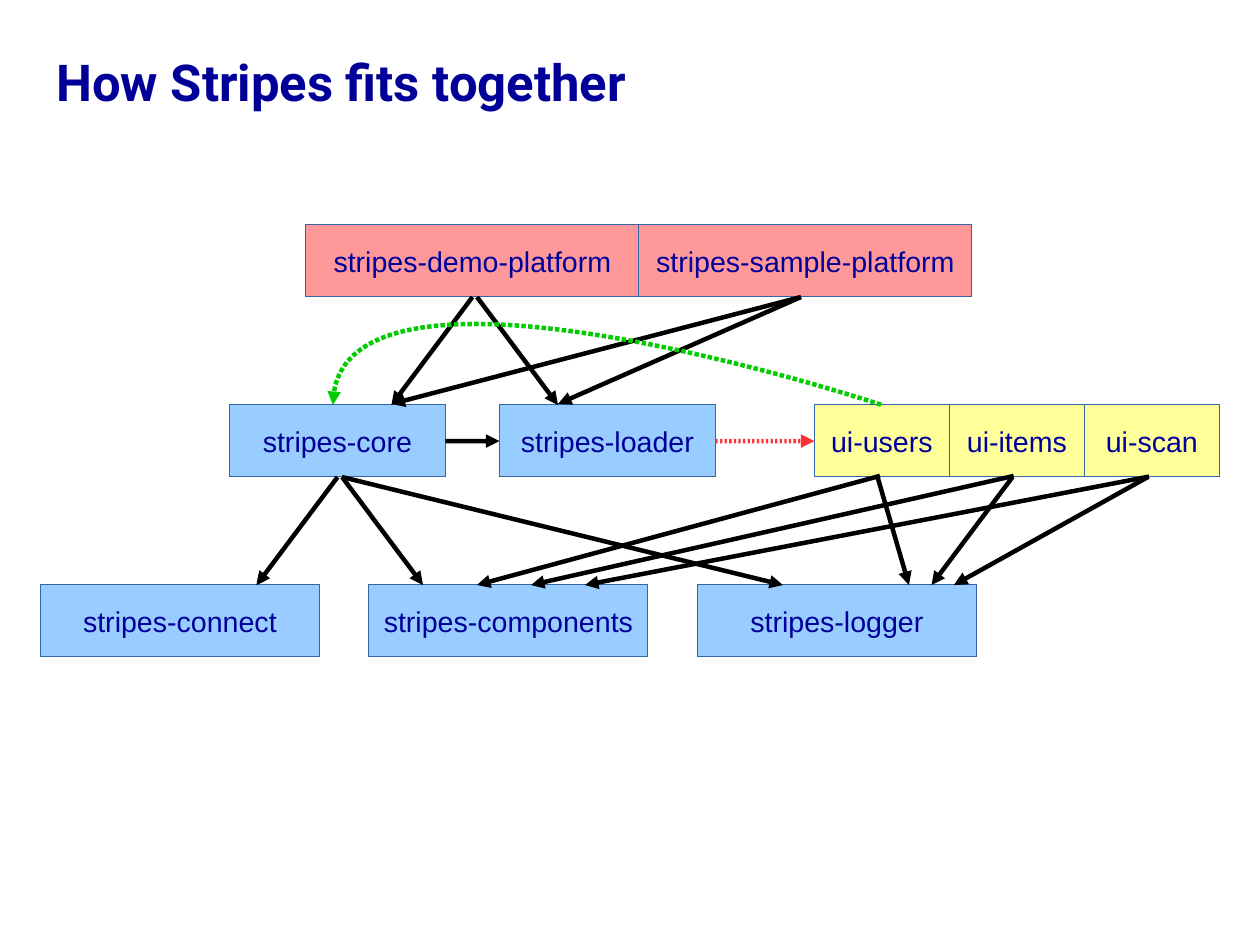
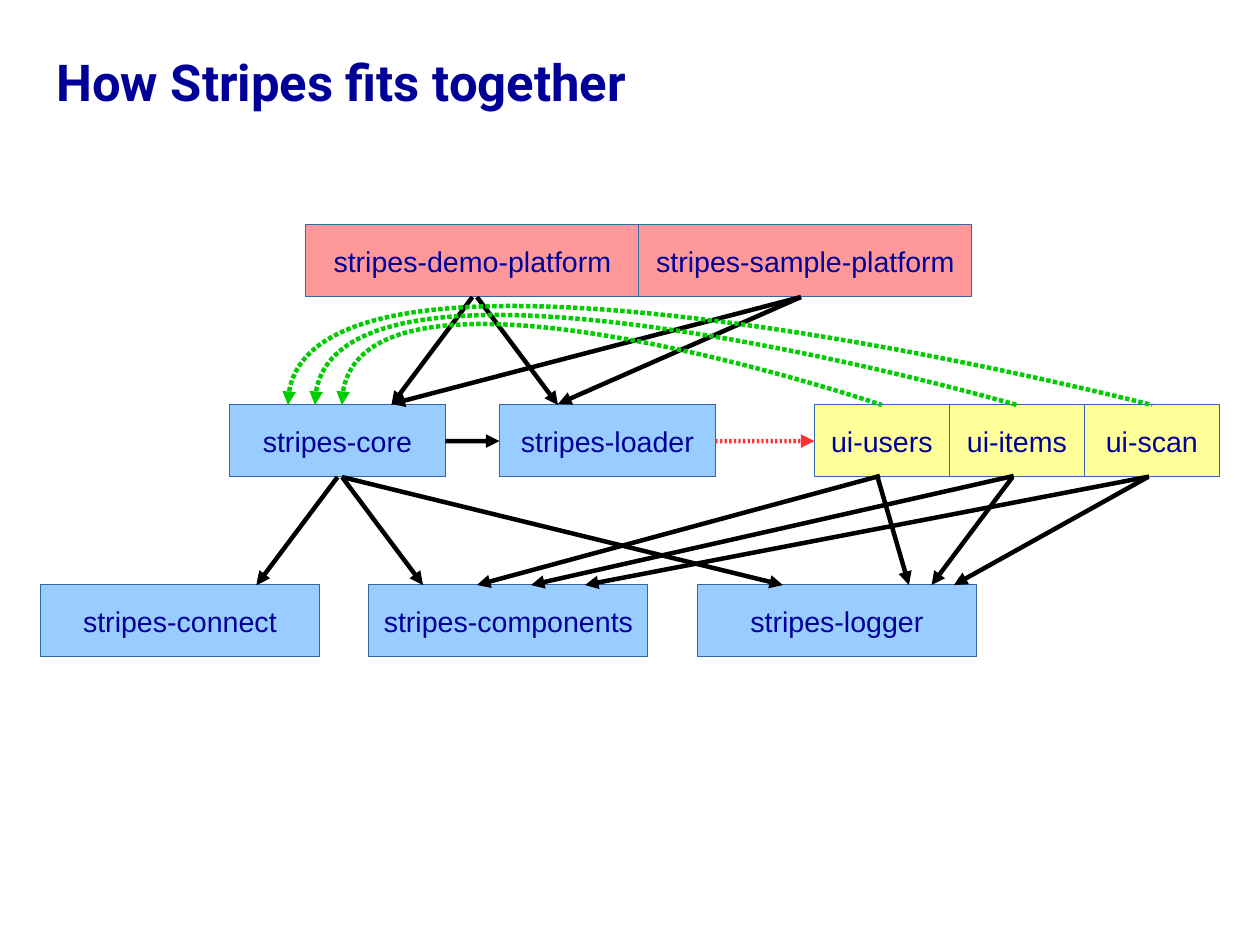
Before and after one commit to folio-org/stripes, a slide deck: slide 13 of doc/dublin/stripes-overview.odp (slide 1 before the commit). Drawn at 1260x945 pixels with LibreOffice and Linux fonts; fonts in the diff are those of the drawing. Boxes give left, top, right and bottom in pixels: in the first picture for what was removed or moved away, otherwise in the second. Text is boxed around its words. In the diff, an @@ line names an element or a change of style, - is before the commit and + after.

```diff
--- a/doc/dublin/stripes-overview.odp
+++ b/doc/dublin/stripes-overview.odp
@@ freeform shape added at [288,306,1153,406], outline #00CC00 2.83 pt @@
@@ freeform shape added at [316,316,1018,406], outline #00CC00 2.83 pt @@
@@ freeform shape: place and size @@
-freeform shape at [333,324,882,405]
+freeform shape at [342,324,882,405]
```
Also in this commit, not shown: 12 slides added, 1 other file.
